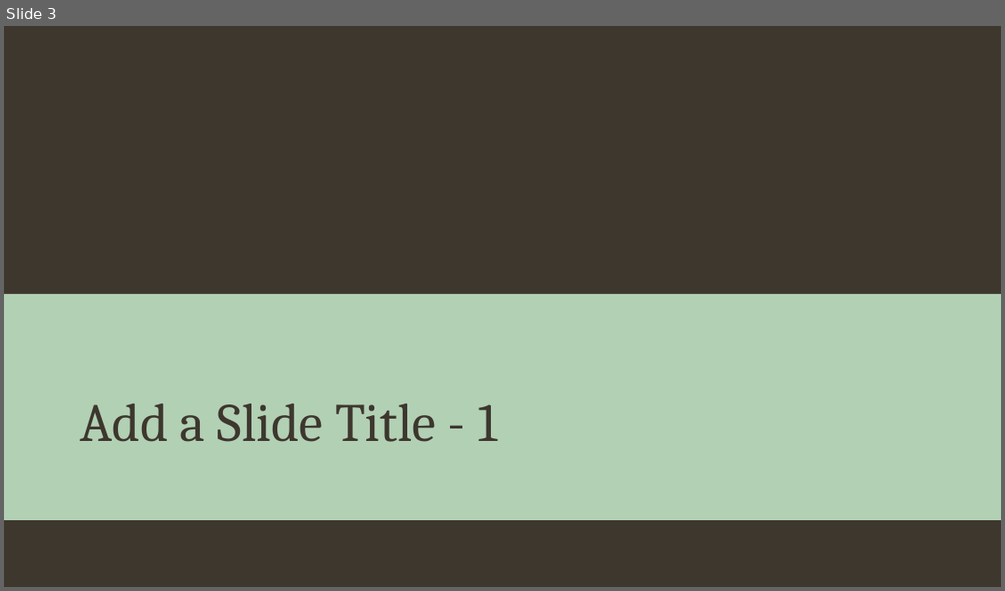
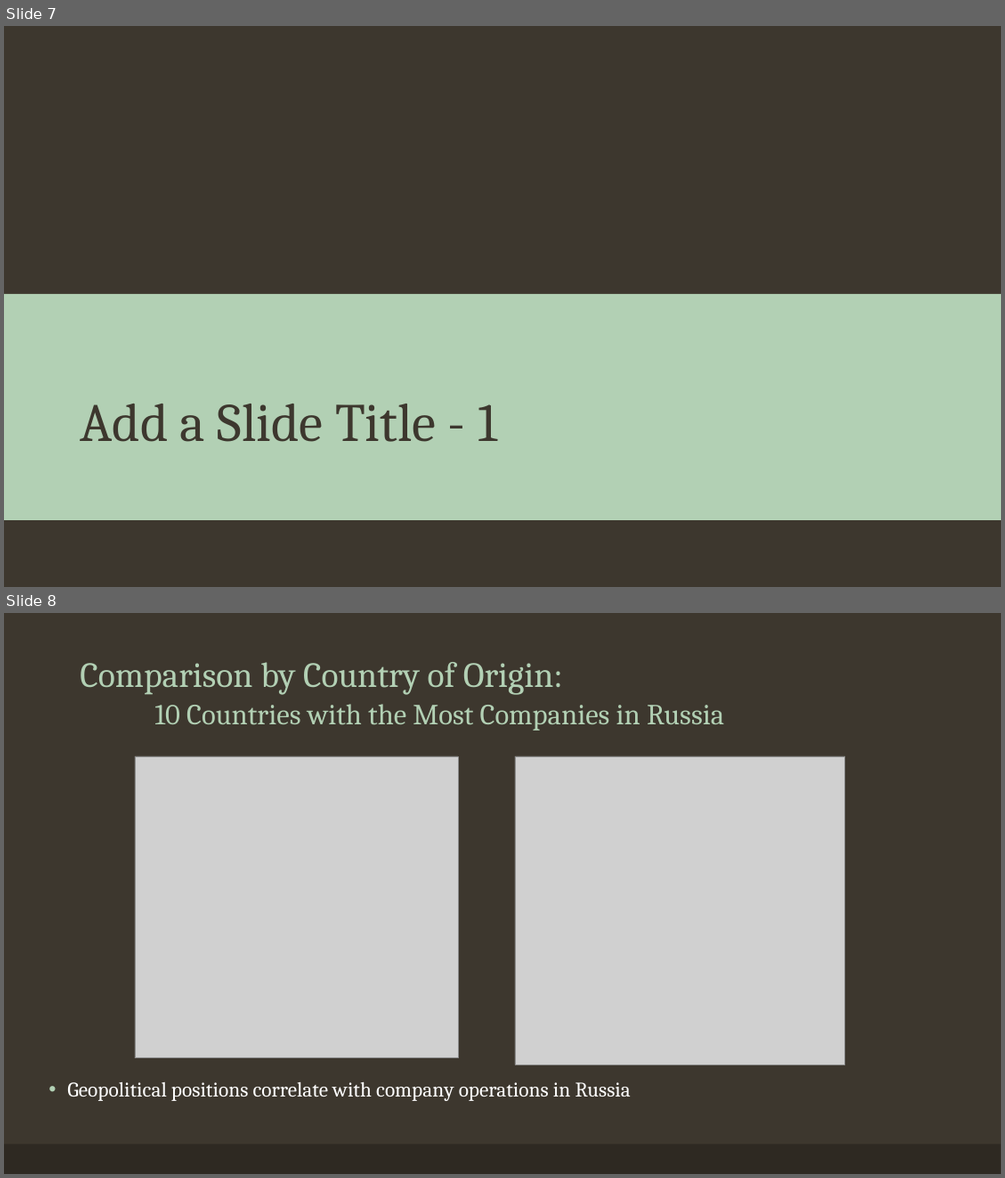
Before and after one commit to tralinde/companies_in_russia, a slide deck: ppt/Companies in Russia After Ukrainian Invasion.pptx. Shown one above the other, each under a label of ours: slide 3 before the commit, slides 7 and 8 after it. The pictures are 1005x591 and 1005x1178 pixels, drawn with LibreOffice and Linux fonts; fonts in the diff are those of the drawing; grey boxes stand for pictures; background and template pictures are left out. Boxes give left, top, right and bottom in pixels: in the first picture for what was removed or moved away, otherwise in the second. Text is boxed around its words. In the diff, an @@ line names an element or a change of style, - is before the commit and + after.

Commit message:
beginning work on ppt presentation and initiating cleaned up readme text.

```diff
--- a/ppt/Companies in Russia After Ukrainian Invasion.pptx
+++ b/ppt/Companies in Russia After Ukrainian Invasion.pptx
@@ slide 8 added at (x1=4, y1=613, x2=1001, y2=1174), background #3D372E @@
@@ title added at (x1=80, y1=662, x2=724, y2=730), 28 pt, text #B2D0B4 @@
+Comparison by Country of Origin:
+10 Countries with the Most Companies in Russia
@@ picture added at (x1=135, y1=756, x2=458, y2=1059) @@
@@ picture added at (x1=515, y1=756, x2=845, y2=1064) @@
@@ text added at (x1=67, y1=1082, x2=631, y2=1101), 20 pt, text #FFFFFF @@
+• Geopolitical positions correlate with company operations in Russia
@@ rectangle added at (x1=4, y1=1144, x2=1001, y2=1174), fill #2E2923 @@
@@ what was slide 3 is now slide 7 @@
```
Also in this commit, not shown: 1 slide changed, 7 other slides added, 2 other files.
